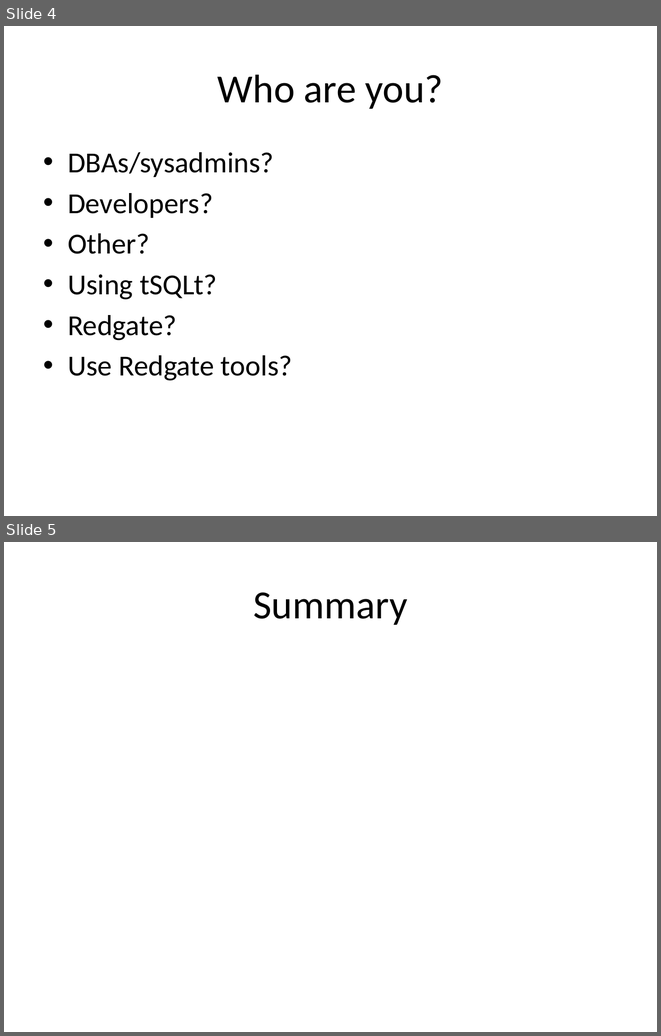
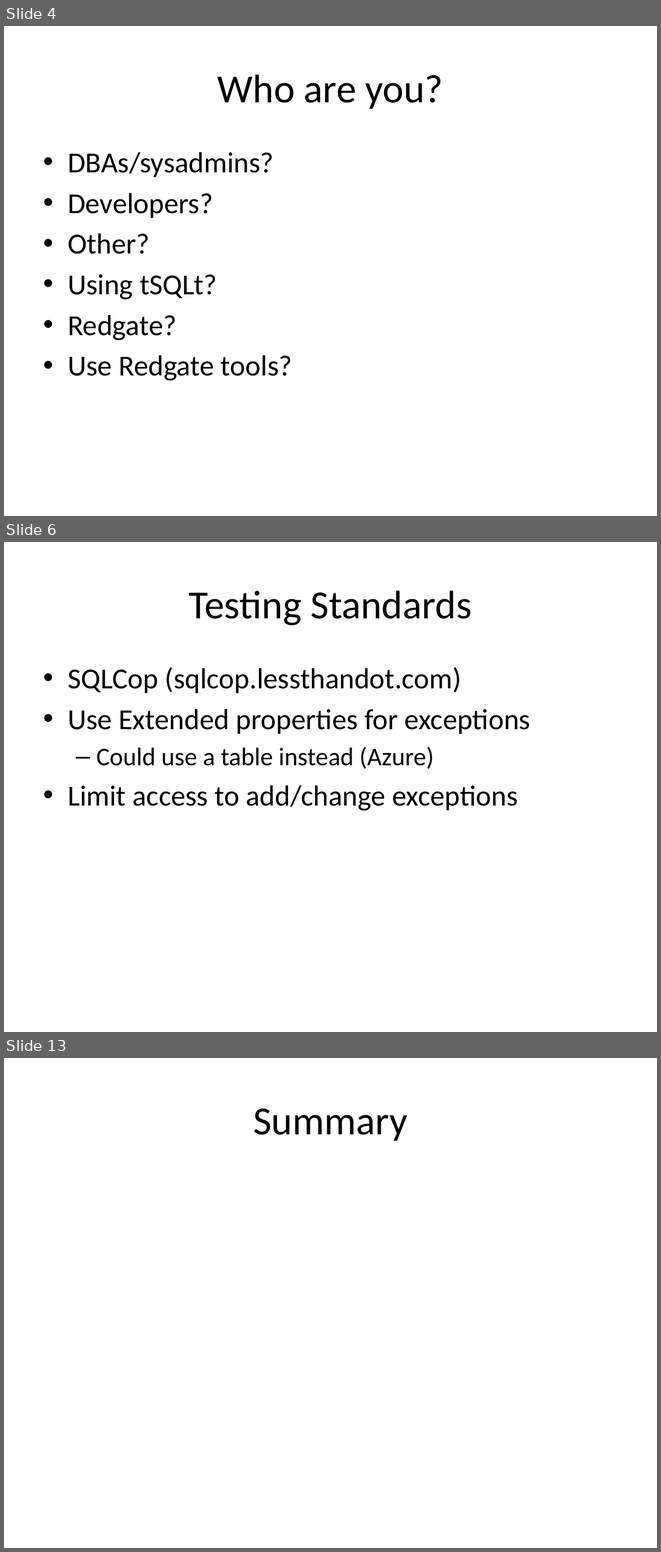
Before and after one commit to way0utwest/TestingT-SQLMadeEasy, a slide deck: TestingT-SQLMadeEasy.pptx. Shown one above the other, each under a label of ours: slides 4 and 5 before the commit, slides 4, 6 and 13 after it; the slides between them are not shown. The pictures are 661x1036 and 661x1552 pixels, drawn with LibreOffice and Linux fonts; fonts in the diff are those of the drawing. Boxes give left, top, right and bottom in pixels: in the first picture for what was removed or moved away, otherwise in the second. Text is boxed around its words. In the diff, an @@ line names an element or a change of style, - is before the commit and + after.

```diff
--- a/TestingT-SQLMadeEasy.pptx
+++ b/TestingT-SQLMadeEasy.pptx
@@ slide 6 added at <box>4,542,657,1032</box>, background #FFFFFF @@
@@ title added at <box>189,590,471,625</box>, 44 pt, text #000000 @@
+Testing Standards
@@ text added at <box>68,667,530,811</box>, 32 pt, text #000000 @@
+• SQLCop (sqlcop.lessthandot.com)
+• Use Extended properties for exceptions
+  – Could use a table instead (Azure)
+• Limit access to add/change exceptions
@@ what was slide 5 is now slide 13 @@
```
Also in this commit, not shown: 1 slide changed, 7 other slides added, 5 other files.
